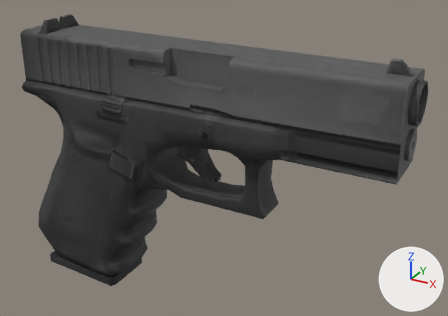
One commit to the OBJ model FPS/FPS/Assets/Weapons/pistol/pistol_000045.obj: the scene before it, then after it.
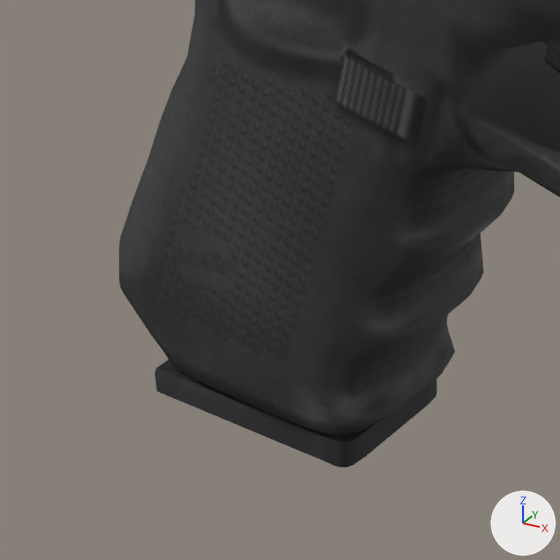
Each version is shown whole from a camera (50 mm lens) standing at (0.55, -0.888, 0.496) and looking at (0.037, 0.045, 0.029), then close up on the part from 0% to 41% of the width and 42% to 100% of the height. The lights are fixed; the arrows at lower right show +X, +Y and +Z. Where no turn or scale is listed for an object, it has been applied to the vertices.

In view in the first close-up: 'Grip', 'Object003'.
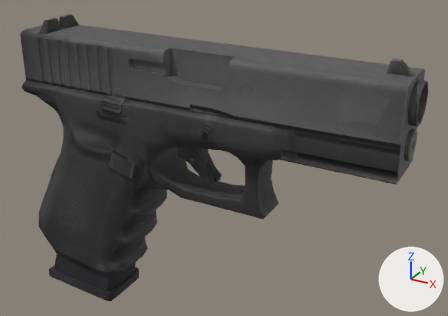
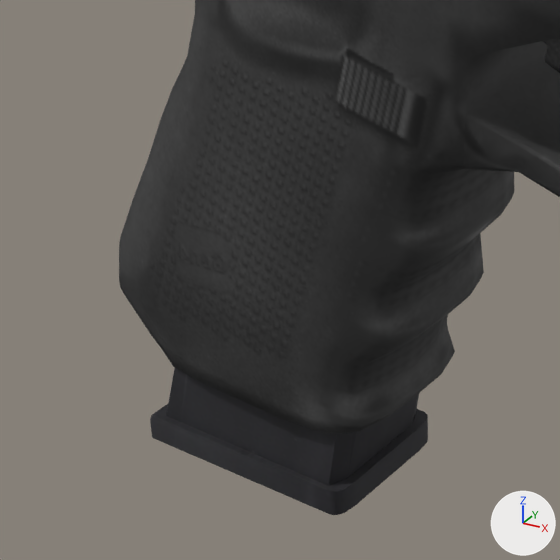
The newer file is also rescaled (x0.829), turned or shifted as a whole; pictures and numbers use the older file's frame.

The change, as a list of edits to the scene's bpy script:
```text
Change me_object003:
    where me_object003.from_pydata(...)  # 114 vertices, 122 faces; spans x -0.34..-0.072, y -0.057..0.053, z -0.268..0.145
    used by ob_object003; location = (0.0, 0.0, 0.0)
    me_object003 part 1: the whole mesh is moved by (-0.011, 0.0, -0.043)
```

Location of each change, [x1, y1, x2, y2] in pixels of the close-ups (560 x 560 px):
'Object003', mesh moved: before [155, 360, 437, 468]; after [150, 368, 428, 515]
